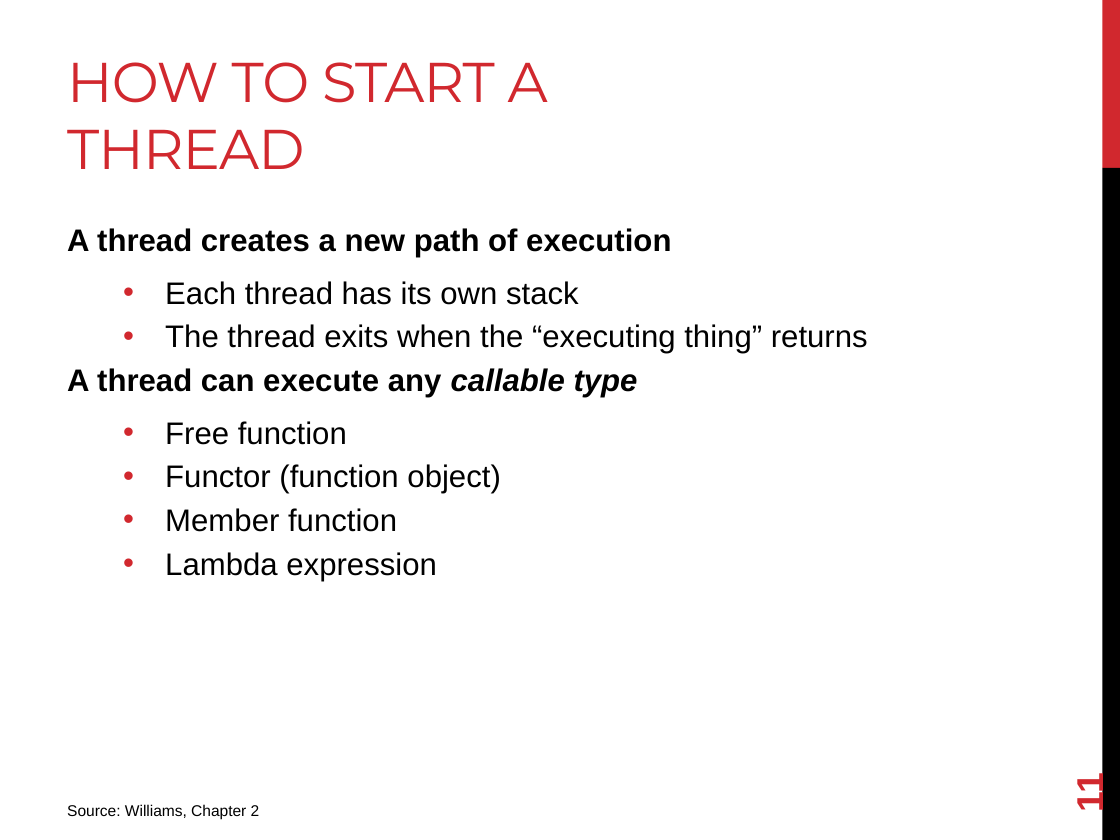
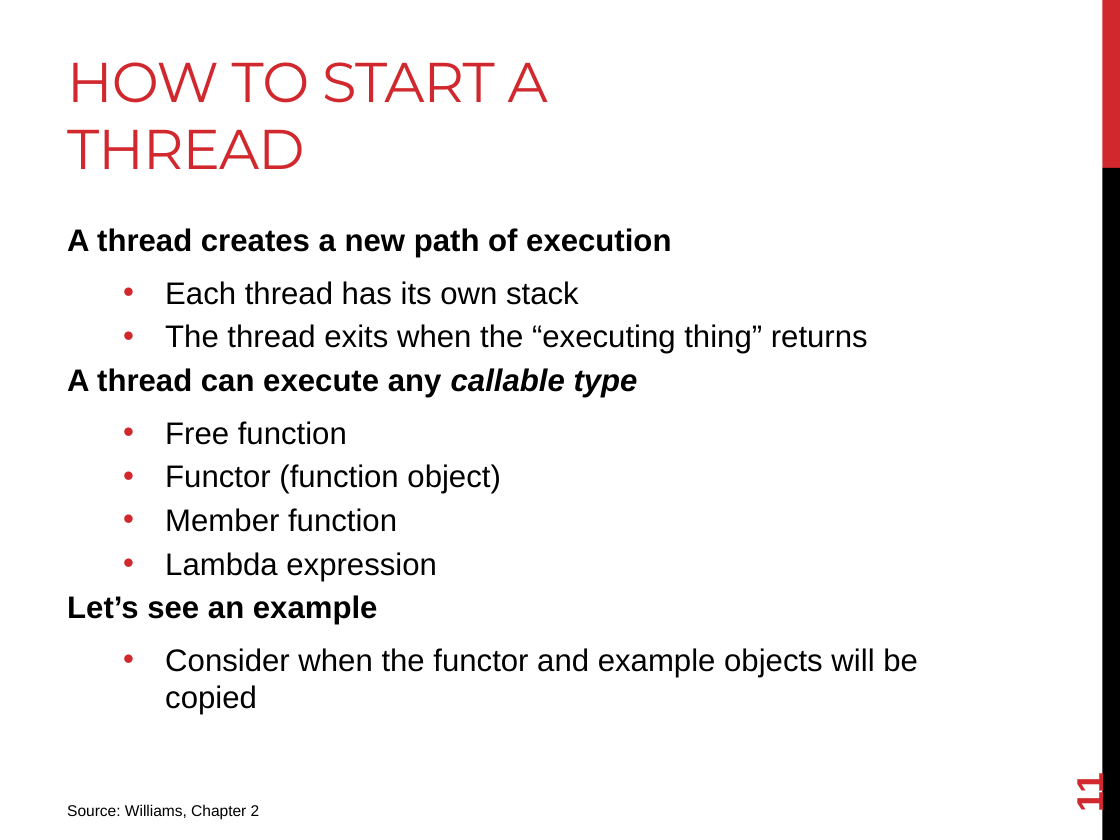
Before and after one commit to joshpeterson/DevelopingConcurrentSoftware, a slide deck: slide 11 of Lectures/Threads/Threads.pptx. Drawn at 1120x840 pixels with LibreOffice and Linux fonts; fonts in the diff are those of the drawing. Boxes give left, top, right and bottom in pixels: in the first picture for what was removed or moved away, otherwise in the second. Text is boxed around its words. In the diff, an @@ line names an element or a change of style, - is before the commit and + after.

Commit message:
Add a callable types example.

```diff
--- a/Lectures/Threads/Threads.pptx
+++ b/Lectures/Threads/Threads.pptx
@@ text at (67, 595, 918, 715): paragraphs added @@
+Let’s see an example
+  • Consider when the functor and example objects will be copied
```
Also in this commit, not shown: 2 slides added, 11 other files.
